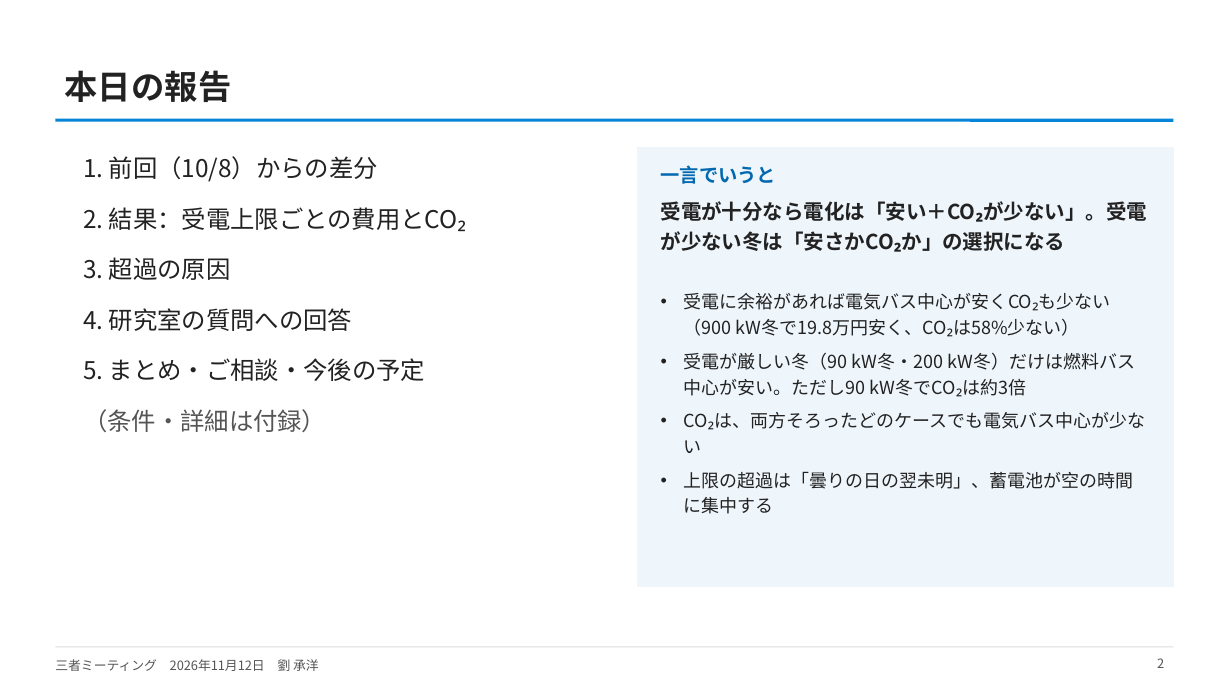
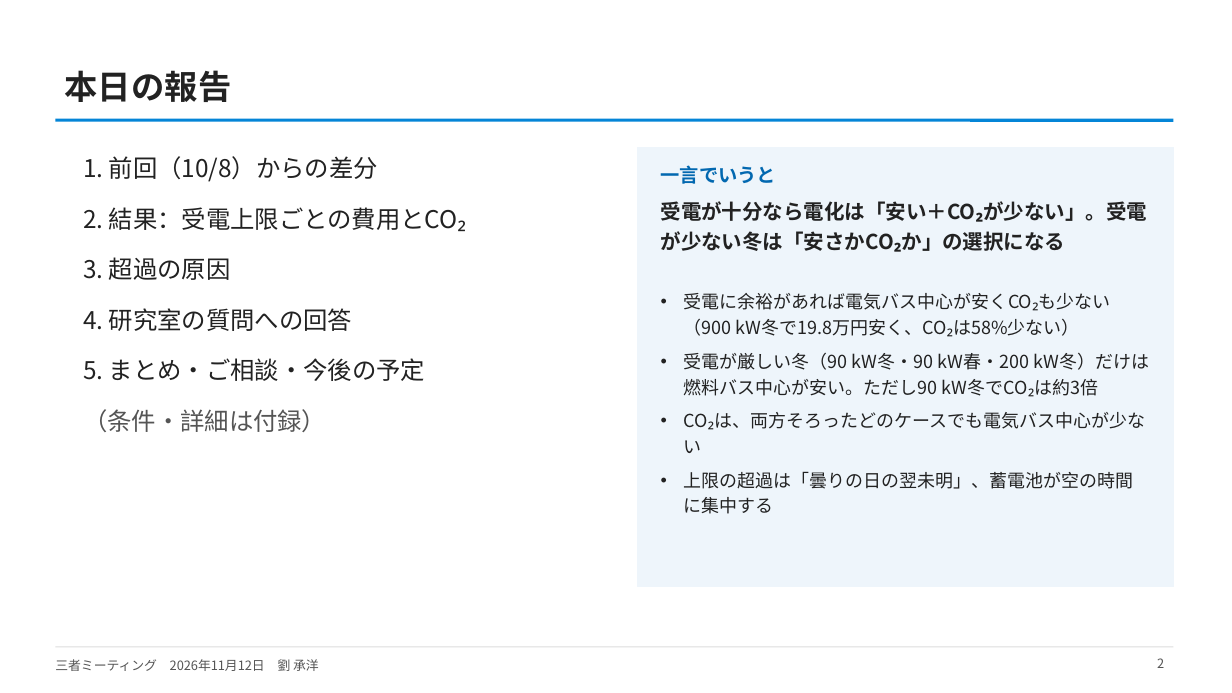
Before and after one commit to CYLIU2003/master-course, a slide deck: slide 2 of outcome/2026-11-12_three_party/three_party_20261112.pptx. Drawn at 1232x693 pixels with LibreOffice and Linux fonts; fonts in the diff are those of the drawing. Boxes give left, top, right and bottom in pixels: in the first picture for what was removed or moved away, otherwise in the second. Text is boxed around its words. In the diff, an @@ line names an element or a change of style, - is before the commit and + after.

```diff
--- a/outcome/2026-11-12_three_party/three_party_20261112.pptx
+++ b/outcome/2026-11-12_three_party/three_party_20261112.pptx
@@ text at (684, 353, 1150, 397): text changed @@
-• 受電が厳しい冬（90 kW冬・200 kW冬）だけは燃料バス中心が安い。ただし90 kW冬でCO₂は約3倍
+• 受電が厳しい冬（90 kW冬・90 kW春・200 kW冬）だけは燃料バス中心が安い。ただし90 kW冬でCO₂は約3倍
```
Also in this commit, not shown: 10 other slides changed, 8 other files.
